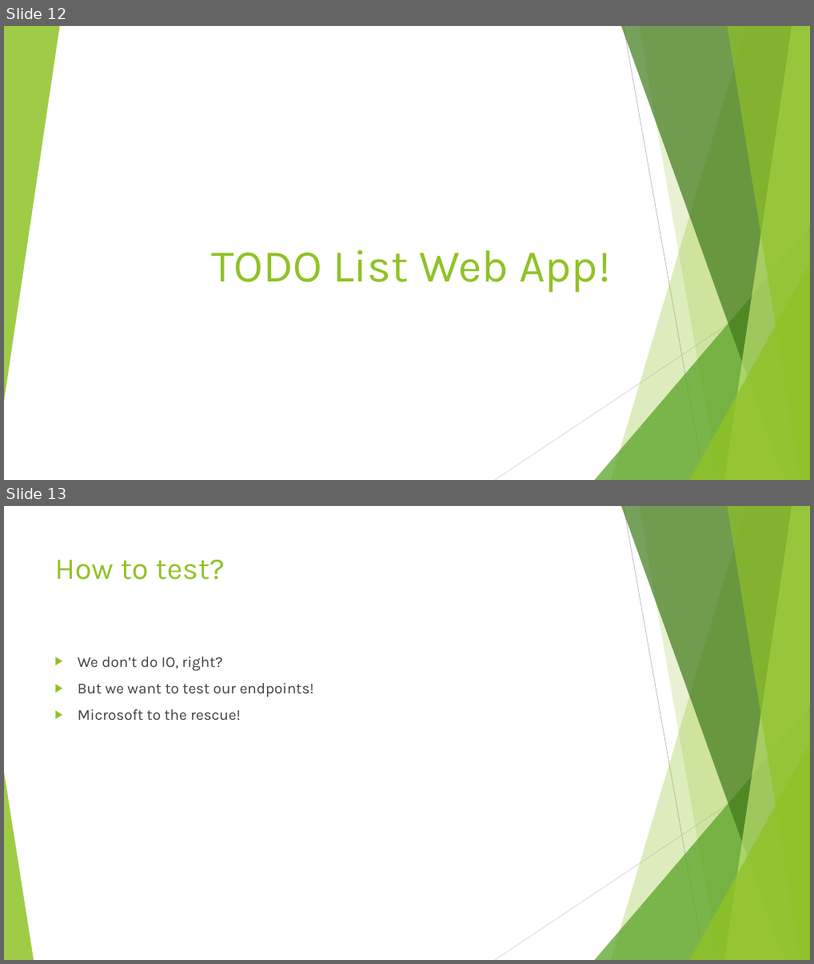
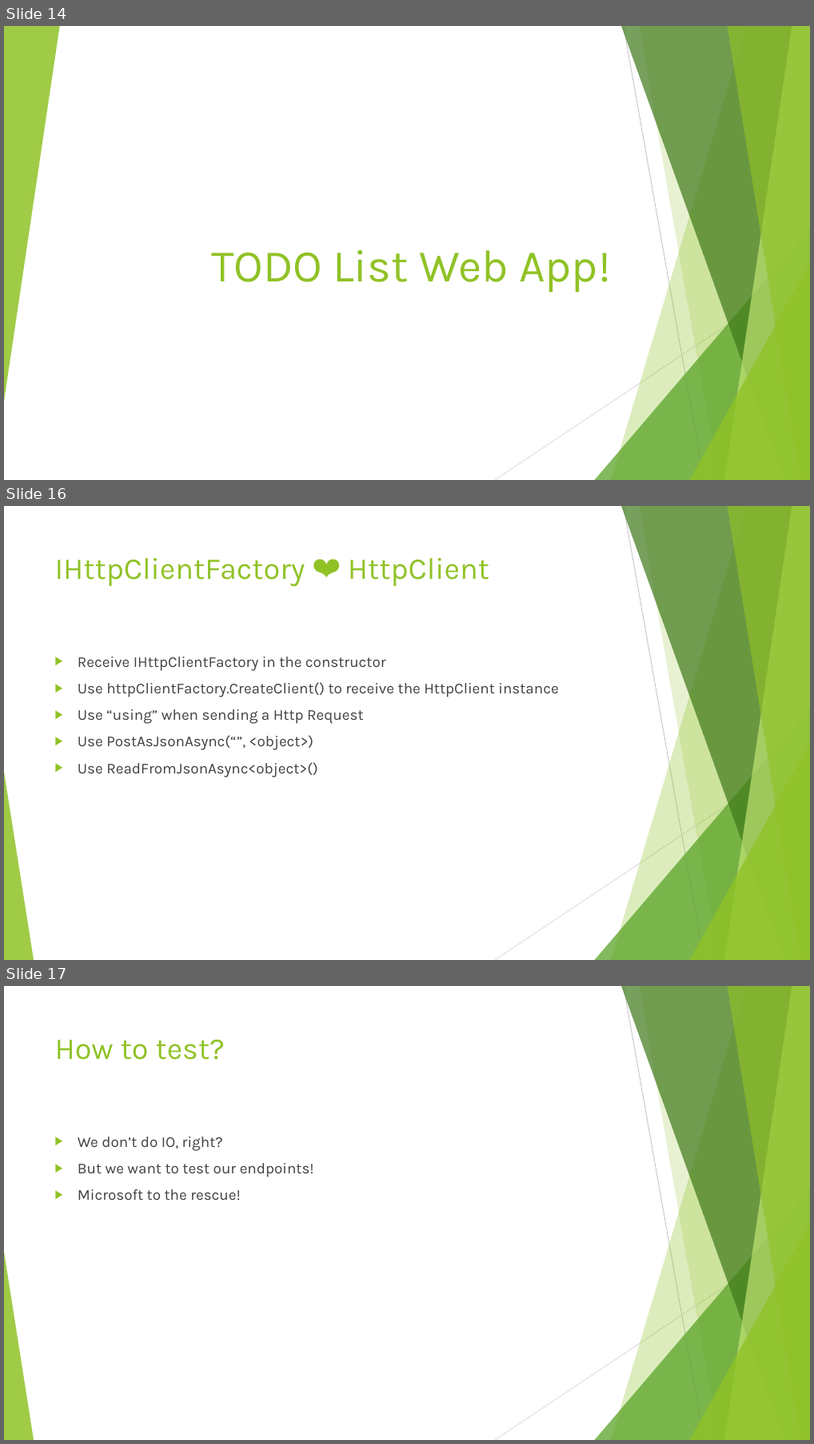
Before and after one commit to javitolin/CSharpWorkshopTodoList, a slide deck: Slides/6. Day 5 - API.pptx. Shown one above the other, each under a label of ours: slides 12 and 13 before the commit, slides 14, 16 and 17 after it; the slides between them are not shown. The pictures are 814x964 and 814x1444 pixels, drawn with LibreOffice and Linux fonts; fonts in the diff are those of the drawing. Boxes give left, top, right and bottom in pixels: in the first picture for what was removed or moved away, otherwise in the second. Text is boxed around its words. In the diff, an @@ line names an element or a change of style, - is before the commit and + after.

Commit message:
Add httpfactory for client

```diff
--- a/Slides/6. Day 5 - API.pptx
+++ b/Slides/6. Day 5 - API.pptx
@@ slide 16 added at (x1=4, y1=506, x2=810, y2=960), background #FFFFFF; not listed: 10 template elements that a slide beside it also shows @@
@@ title added at (x1=55, y1=558, x2=490, y2=587), 36 pt, text #90C226 @@
+IHttpClientFactory ❤️ HttpClient
@@ text added at (x1=78, y1=656, x2=558, y2=777), 18 pt, text #404040 @@
+▶ Receive IHttpClientFactory in the constructor
+▶ Use httpClientFactory.CreateClient() to receive the HttpClient instance
+▶ Use “using” when sending a Http Request
+▶ Use PostAsJsonAsync(“”, <object>)
+▶ Use ReadFromJsonAsync<object>()
@@ what was slide 12 is now slide 14 @@
@@ what was slide 13 is now slide 17 @@
```
Also in this commit, not shown: 3 slides changed, 3 other slides added, 1 slide removed, 30 other files.
